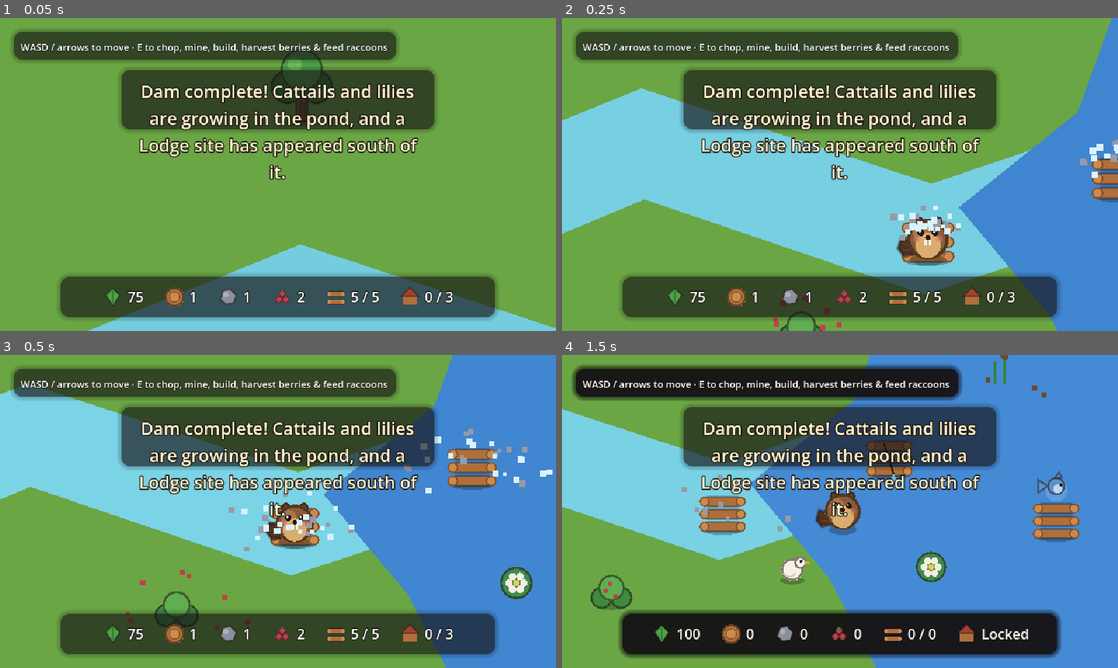
Above: before the commit, frames 1-4 (two rows, left to right).
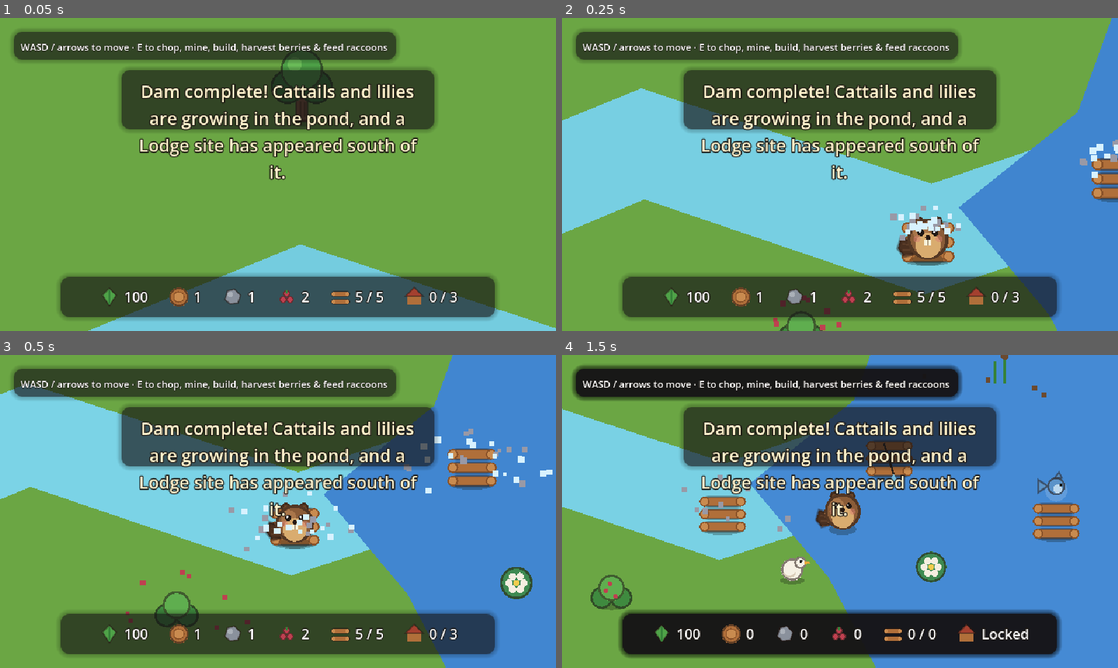
Above: after the commit, the same moments.

Repository: CrowderSoup/dam-it
Game: Godot game, scene res://tests/smoke_test.tscn
Two runs of this game, one before a commit and one after it. Both use one fixed random seed, a clock stepped at 60 frames per second and the inputs below. This scene is started directly instead of the project's main scene.
Inputs:
- Up to frame 1 (0.05 s): no input
- Up to frame 2 (0.25 s): no input
- Up to frame 3 (0.5 s): no input
- Up to frame 4 (1.5 s): tap Enter at 0.5 s; hold D (move_right) 0.53-1.25 s; hold E (interact) 0.53-1.25 s; tap Space at 0.77 s; click "OK" at 1.25 s

The runs differ from the first frame. In frame 1, 1.3% of the frame differs, in the area x 18-83%, y 86-93%; in frame 2, 1.2%; in frame 3, 1.2%; in frame 4, nothing differs.

Commit message:
Remove Quit Game (web-only deploy) and stop energy drain during initial dam build
Quit Game doesn't make sense in a browser tab, so it's gone from both
the title screen and the pause menu.

Chopping, mining, and building dam pieces were spending energy from
the start, but the pond (and its food/rest sources) doesn't exist
until the dam is finished - so there was no way to recover, and
players could run out of energy before ever completing the dam.
Action costs are now gated the same way ambient drain already was:
no energy spent until GameState.is_dam_complete().

Co-Authored-By: Claude Sonnet 5 <noreply@anthropic.com>
Claude-Session: https://claude.ai/code/session_01TUP5iVcqStZrGGoStYvdYJ

Diff:
--- a/scenes/ui/game_menu.gd
+++ b/scenes/ui/game_menu.gd
@@ -51,10 +51,3 @@
 func _on_confirm_new_game() -> void:
 	close()
 	new_game_requested.emit()
-
-## get_tree().quit() doesn't emit close_requested (that's only for the OS
-## window's own close button), so it wouldn't trigger SaveManager's usual
-## autosave-on-close - save explicitly first instead.
-func _on_quit_pressed() -> void:
-	SaveManager.save_game()
-	get_tree().quit()
--- a/scenes/ui/game_menu.tscn
+++ b/scenes/ui/game_menu.tscn
@@ -39,9 +39,9 @@
 anchor_right = 0.5
 anchor_bottom = 0.5
 offset_left = -120.0
-offset_top = -155.0
+offset_top = -135.0
 offset_right = 120.0
-offset_bottom = 155.0
+offset_bottom = 135.0
 theme_override_styles/panel = SubResource("1")
 
 [node name="CloseButton" type="Button" parent="Panel"]
@@ -81,10 +81,6 @@
 layout_mode = 2
 text = "New Game"
 
-[node name="QuitButton" type="Button" parent="Panel/VBoxContainer"]
-layout_mode = 2
-text = "Quit Game"
-
 [node name="SaveFeedback" type="Label" parent="Panel/VBoxContainer"]
 visible = false
 layout_mode = 2
@@ -102,5 +98,4 @@
 [connection signal="pressed" from="Panel/VBoxContainer/ResumeButton" to="." method="_on_resume_pressed"]
 [connection signal="pressed" from="Panel/VBoxContainer/SaveButton" to="." method="_on_save_pressed"]
 [connection signal="pressed" from="Panel/VBoxContainer/NewGameButton" to="." method="_on_new_game_pressed"]
-[connection signal="pressed" from="Panel/VBoxContainer/QuitButton" to="." method="_on_quit_pressed"]
 [connection signal="confirmed" from="ConfirmNewGame" to="." method="_on_confirm_new_game"]
--- a/scenes/ui/title_screen.gd
+++ b/scenes/ui/title_screen.gd
@@ -21,6 +21,3 @@
 func _on_slot_chosen(slot_index: int) -> void:
 	SaveManager.begin_session(slot_index)
 	get_tree().change_scene_to_file("res://scenes/main/main.tscn")
-
-func _on_quit_pressed() -> void:
-	get_tree().quit()
--- a/scenes/ui/title_screen.tscn
+++ b/scenes/ui/title_screen.tscn
@@ -90,12 +90,3 @@
 [node name="Slot3" parent="Slots" instance=ExtResource("5")]
 layout_mode = 2
 slot_index = 3
-
-[node name="QuitButton" type="Button" parent="."]
-offset_left = 275.0
-offset_top = 267.0
-offset_right = 365.0
-offset_bottom = 293.0
-text = "Quit Game"
-
-[connection signal="pressed" from="QuitButton" to="." method="_on_quit_pressed"]
--- a/scenes/world/rock.gd
+++ b/scenes/world/rock.gd
@@ -56,7 +56,11 @@
 		return
 	hits_taken += 1
 	GameState.add_stone(STONE_YIELD)
-	GameState.spend_energy(GameState.MINE_ENERGY_COST)
+	# No pond, no upkeep: see the matching comment on Player - energy stays
+	# untouched until the dam/pond exists, so gathering for the initial build
+	# never runs the beaver out of steam before there's any way to refuel.
+	if GameState.is_dam_complete():
+		GameState.spend_energy(GameState.MINE_ENERGY_COST)
 	Sfx.play_mine()
 	Fx.burst(global_position, Color(0.6, 0.6, 0.62), 6)
 	_shake()
--- a/scenes/world/tree.gd
+++ b/scenes/world/tree.gd
@@ -48,7 +48,11 @@
 		return
 	hits_taken += 1
 	GameState.add_wood(WOOD_YIELD)
-	GameState.spend_energy(GameState.CHOP_ENERGY_COST)
+	# No pond, no upkeep: see the matching comment on Player - energy stays
+	# untouched until the dam/pond exists, so gathering for the initial build
+	# never runs the beaver out of steam before there's any way to refuel.
+	if GameState.is_dam_complete():
+		GameState.spend_energy(GameState.CHOP_ENERGY_COST)
 	Sfx.play_chop()
 	Fx.burst(global_position, Color(0.55, 0.4, 0.22), 8)
 	_shake()
--- a/scripts/autoload/game_state.gd
+++ b/scripts/autoload/game_state.gd
@@ -90,7 +90,9 @@
 	stone_changed.emit(stone)
 	dam_pieces_built += 1
 	dam_progress_changed.emit(dam_pieces_built, dam_pieces_total)
-	spend_energy(BUILD_ENERGY_COST)
+	# No energy cost here, unlike the other spend_resources_on_*() calls below:
+	# this is the initial dam build, before the pond (and any food source)
+	# exists - see the matching comment on Player/tree.gd/rock.gd.
 	if dam_pieces_total > 0 and dam_pieces_built >= dam_pieces_total:
 		dam_completed.emit()
 
--- a/tests/smoke_test.gd
+++ b/tests/smoke_test.gd
@@ -56,7 +56,7 @@
 	assert(GameState.wood == 3 and tree1.felled, "expected 3 wood, tree felled after 3 hits")
 	tree1.chop()
 	assert(GameState.wood == 3, "chopping a felled tree should not yield more wood")
-	assert(GameState.energy == energy_before_chop - 3 * GameState.CHOP_ENERGY_COST, "3 successful chops should spend CHOP_ENERGY_COST each")
+	assert(GameState.energy == energy_before_chop, "chopping before the dam/pond exists should not spend energy")
 	print("OK: chopping a tree 3 times yields wood and fells it; felled trees give no more")
 
 	var energy_before_mine := GameState.energy
@@ -65,7 +65,7 @@
 	assert(GameState.stone == 2 and rock1.broken, "expected 2 stone, rock broken after 2 hits")
 	rock1.mine()
 	assert(GameState.stone == 2, "mining a broken rock should not yield more stone")
-	assert(GameState.energy == energy_before_mine - 2 * GameState.MINE_ENERGY_COST, "2 successful mines should spend MINE_ENERGY_COST each")
+	assert(GameState.energy == energy_before_mine, "mining before the dam/pond exists should not spend energy")
 	print("OK: mining a rock 2 times yields stone and breaks it; broken rocks give no more")
 
 	# --- Energy / tired mechanic ---
@@ -107,10 +107,12 @@
 
 	assert(GameState.can_afford_dam_piece())
 	assert(dam_slot1.can_build())
+	var energy_before_build := GameState.energy
 	GameState.spend_resources_on_dam_piece()
 	dam_slot1.build()
 	assert(GameState.dam_pieces_built == 1 and not dam_slot1.can_build())
-	print("OK: building a dam piece spends resources and marks the slot built")
+	assert(GameState.energy == energy_before_build, "building dam pieces before the pond exists should not spend energy")
+	print("OK: building a dam piece spends resources and marks the slot built, without spending energy")
 
 	assert(is_instance_valid(river_water), "river_water should exist before completion")
 	player.global_position = dam_slot1.global_position
